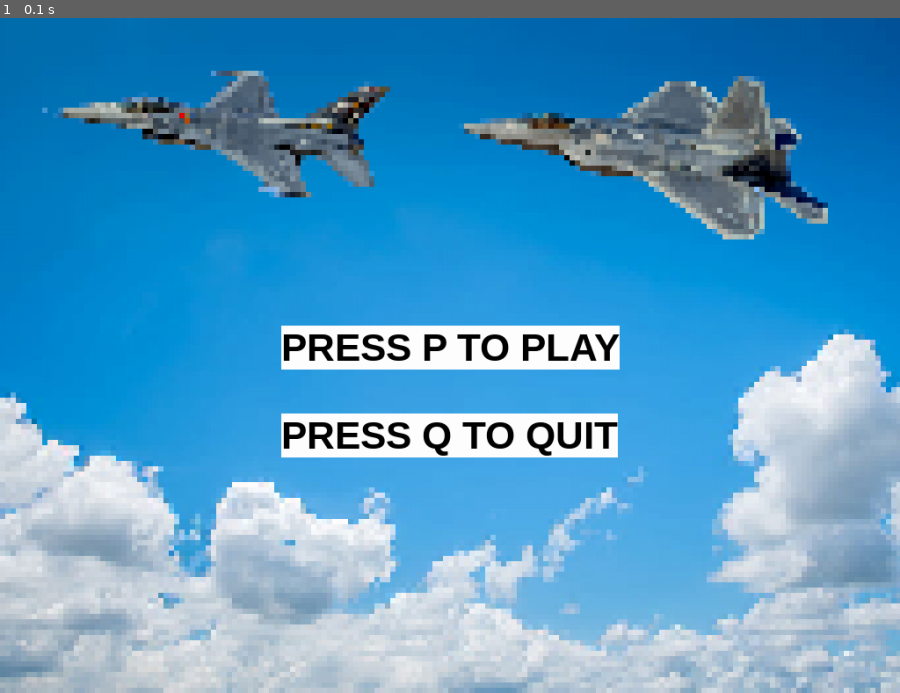
Above: before the commit, frame 1.
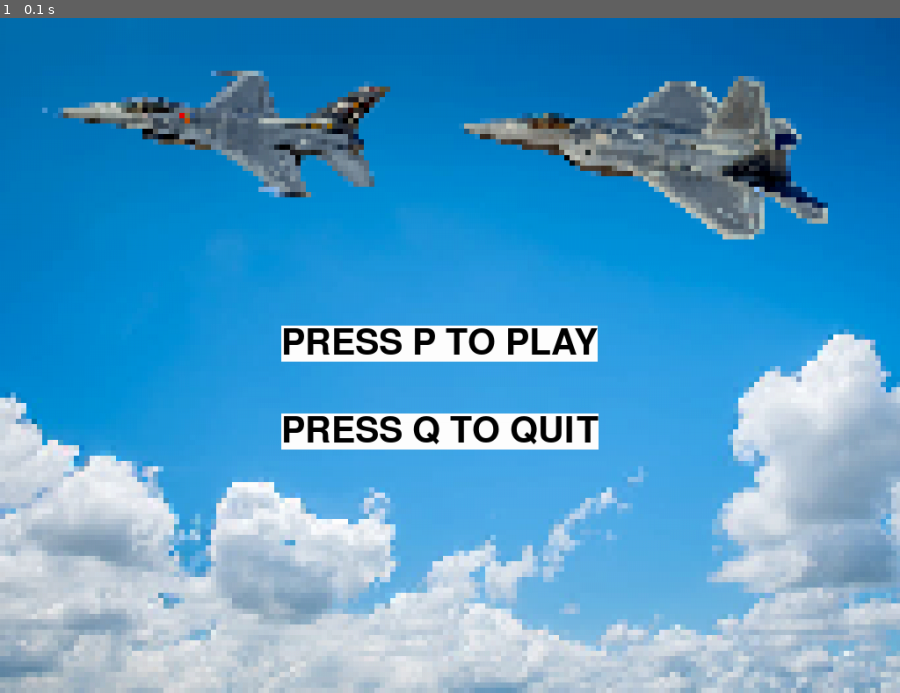
Above: after the commit, the same moment.

Repository: NezirNezirevic1054620/pygame_app
Game: pygame game, started from game.py
The game is run twice, just before and just after one commit, with the same random seed, the same clock (stepped at 60 frames per second) and the same inputs.
Inputs:
- Up to frame 1 (0.1 s): no input

The runs differ from the first frame. In frame 1, 3.4% of the frame differs, in the area x 31-69%, y 45-66%.

Commit message:
added placeholder image

Diff:
--- a/game.py
+++ b/game.py
@@ -9,9 +9,9 @@
 BACKGROUND_COLOR = (0, 0, 0)
 pygame.display.set_caption("Fighter Jet-mania")
 background_image = pygame.image.load("images/pygame_start_bg.png")
-background_image2 = pygame.image.load("images/ra_logo.png")
+background_image2 = pygame.image.load("images/placeholder_img.png")
 
-font = pygame.font.SysFont("arialblack", 40)
+font = pygame.font.SysFont("arianblack", 60)
 text_color = (255, 255, 255)
 
 clock = pygame.time.Clock()
Binary file added: images/placeholder_img.png
Binary file removed: images/ra_logo.png
